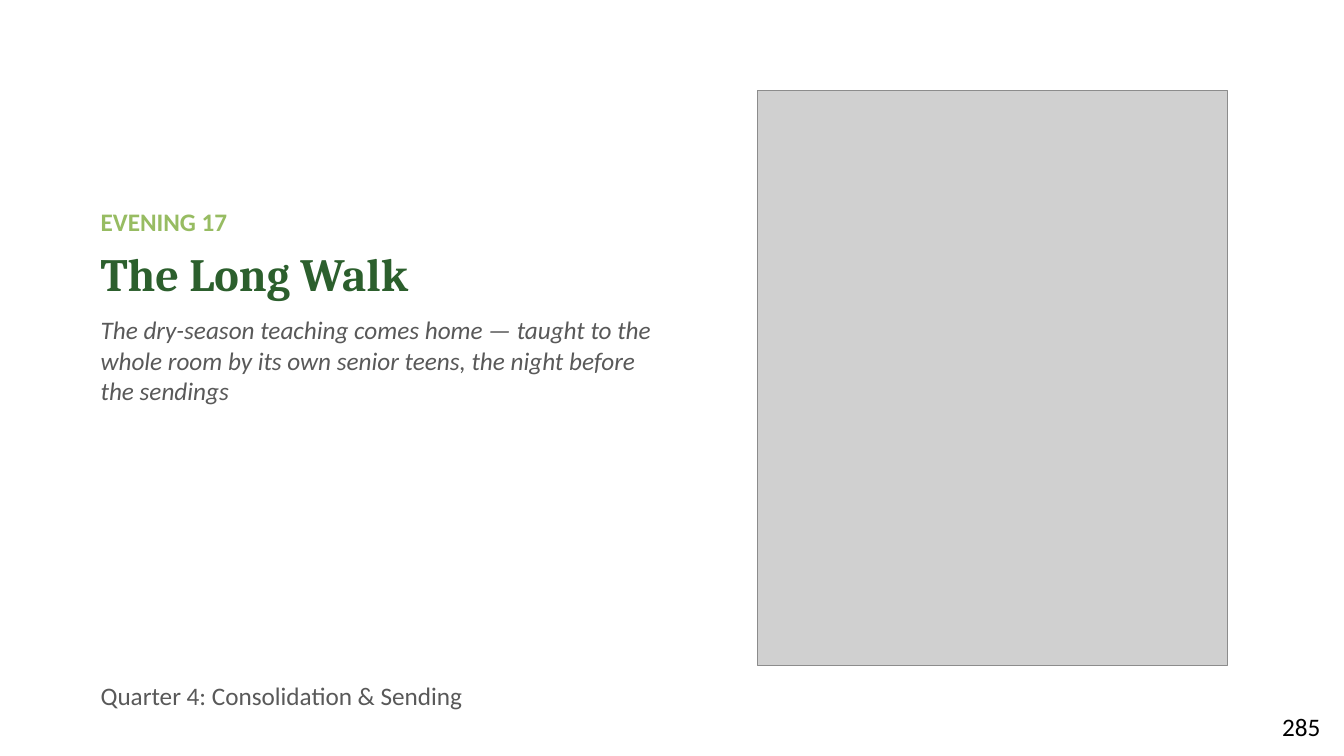
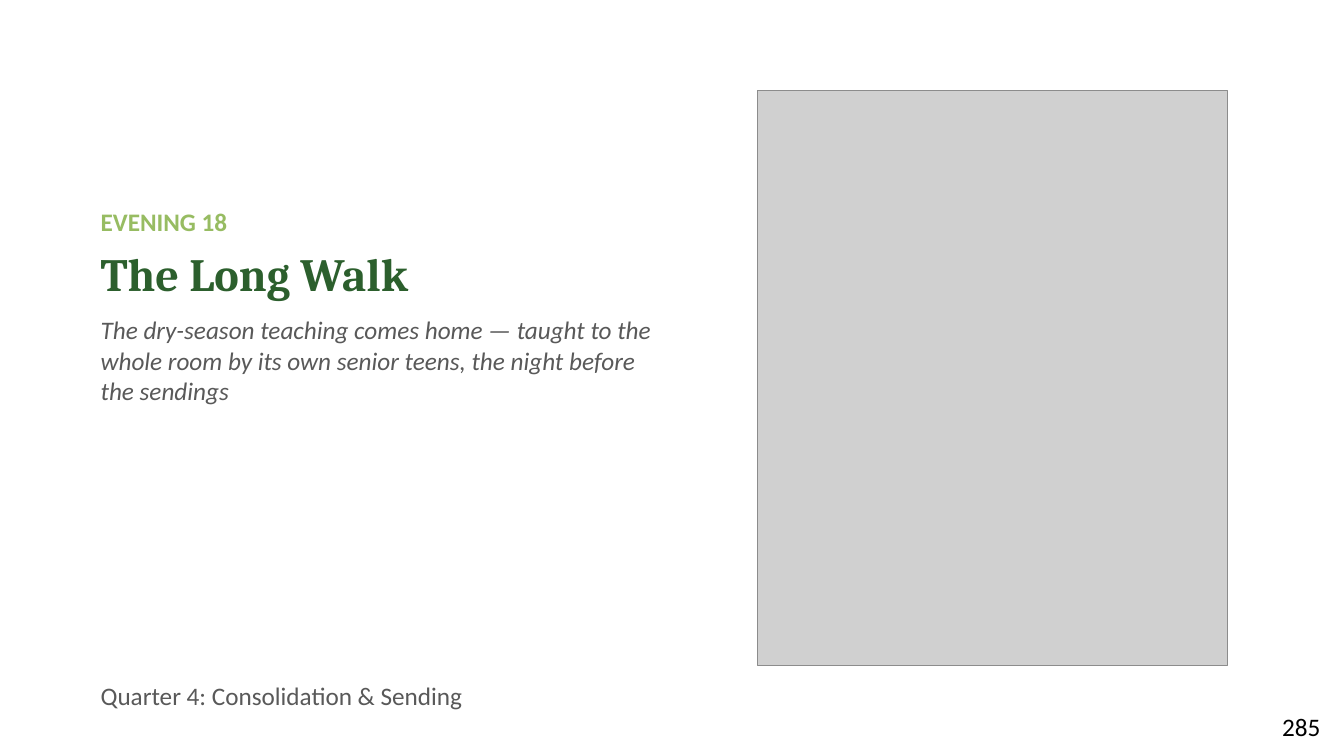
Before and after one commit to jgtittle-ministries/fellowship-of-the-heart-pilot-at-cca-dev, a slide deck: slide 2 of _implementation-notes/evening-series/FotH Evening Session 20 Slides DRAFT v1.pptx. Drawn at 1344x756 pixels with LibreOffice and Linux fonts; fonts in the diff are those of the drawing; grey boxes stand for pictures. Boxes give left, top, right and bottom in pixels: in the first picture for what was removed or moved away, otherwise in the second. Text is boxed around its words. In the diff, an @@ line names an element or a change of style, - is before the commit and + after.

```diff
--- a/_implementation-notes/evening-series/FotH Evening Session 20 Slides DRAFT v1.pptx
+++ b/_implementation-notes/evening-series/FotH Evening Session 20 Slides DRAFT v1.pptx
@@ text at [101,213,228,231]: text changed @@
-EVENING 17
+EVENING 18
```
Also in this commit, not shown: 4 other slides changed, 57 other files.
